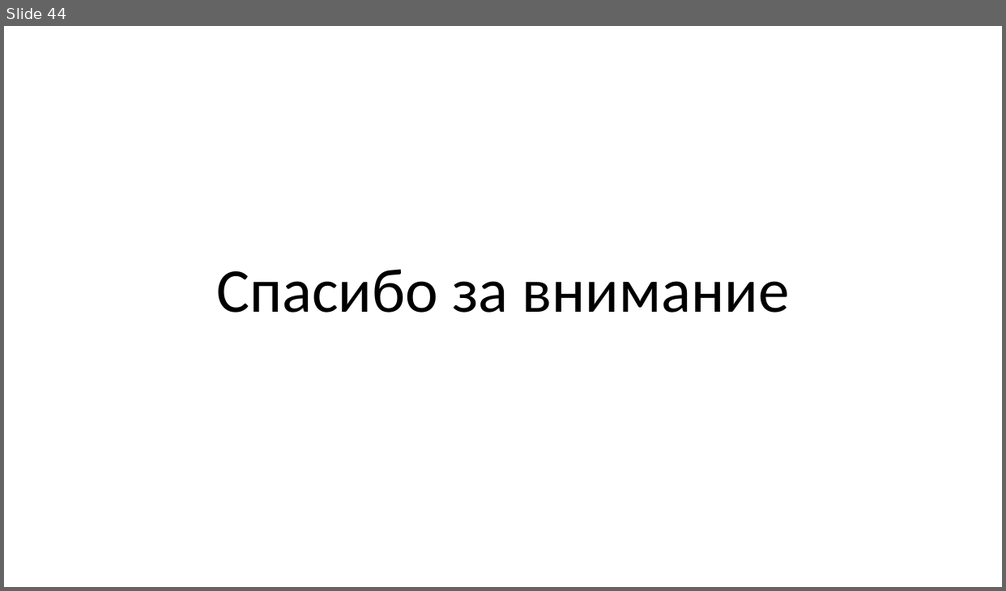
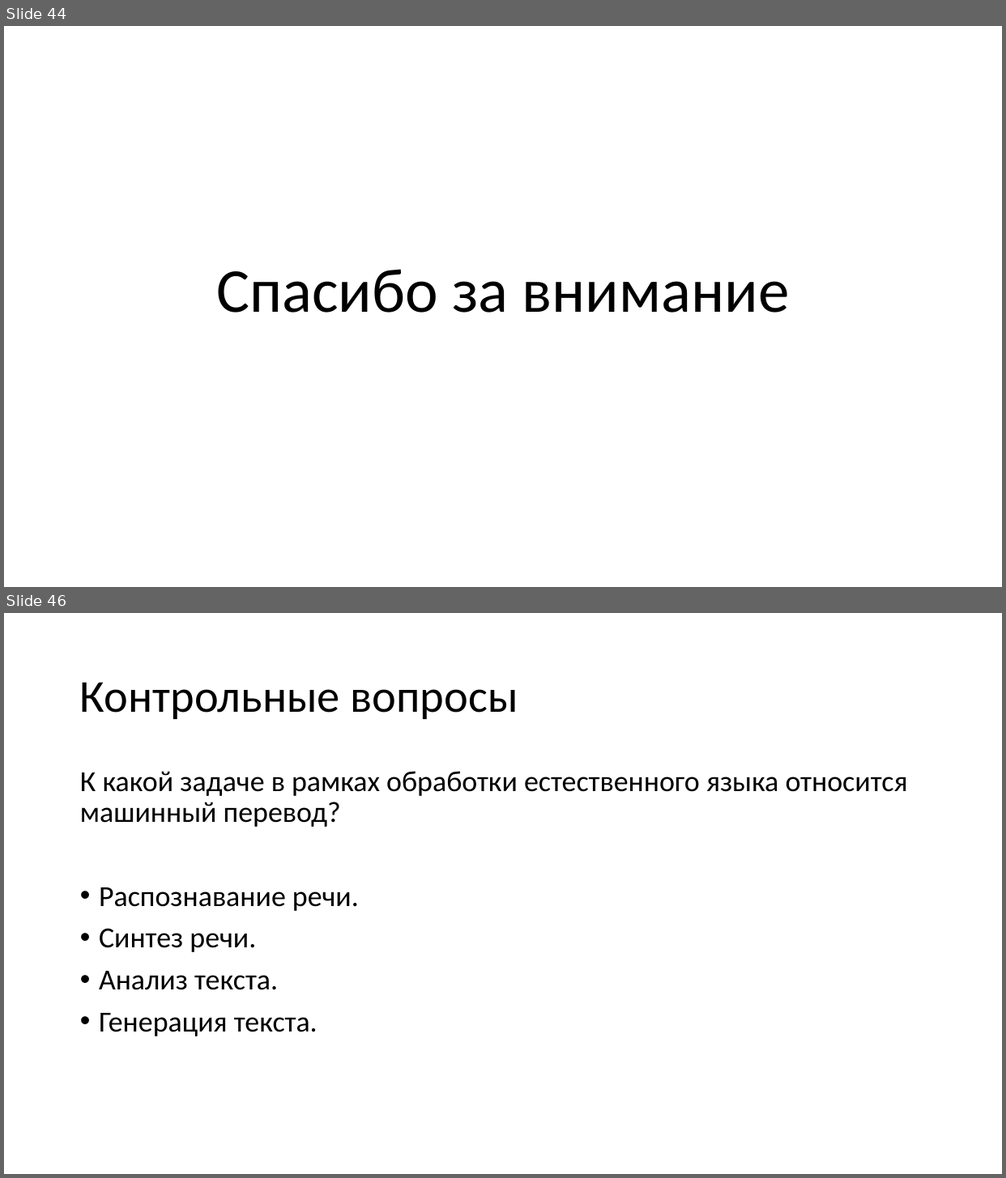
Before and after one commit to mosalov/AI_main_lectures, a slide deck: Лекция 11 07_04_2021.pptx. Shown one above the other, each under a label of ours: slide 44 before the commit, slides 44 and 46 after it; the slides between them are not shown. The pictures are 1006x591 and 1006x1178 pixels, drawn with LibreOffice and Linux fonts; fonts in the diff are those of the drawing. Boxes give left, top, right and bottom in pixels: in the first picture for what was removed or moved away, otherwise in the second. Text is boxed around its words. In the diff, an @@ line names an element or a change of style, - is before the commit and + after.

Commit message:
Добавлены вопросы к лекциям №№11 и 13.

```diff
--- a/Лекция 11 07_04_2021.pptx
+++ b/Лекция 11 07_04_2021.pptx
@@ slide 46 added at [4,613,1002,1174], background #FFFFFF @@
@@ title added at [80,682,518,719], 44 pt, text #000000 @@
+Контрольные вопросы
@@ text added at [80,771,908,1037], 28 pt, text #000000 @@
+К какой задаче в рамках обработки естественного языка относится машинный перевод?
+• Распознавание речи.
+• Синтез речи.
+• Анализ текста.
+• Генерация текста.
```
Also in this commit, not shown: 1 slide changed, 5 other slides added, 3 other files.
